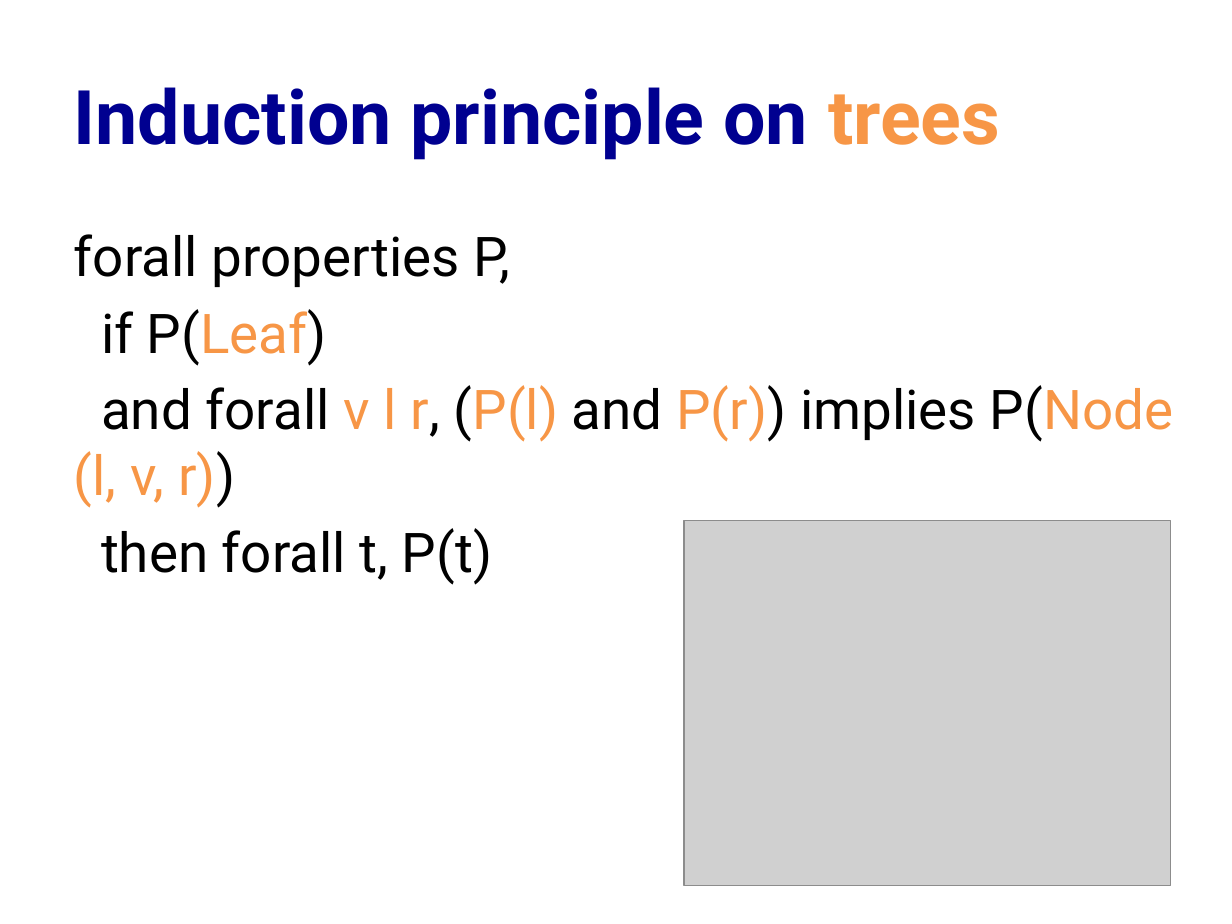
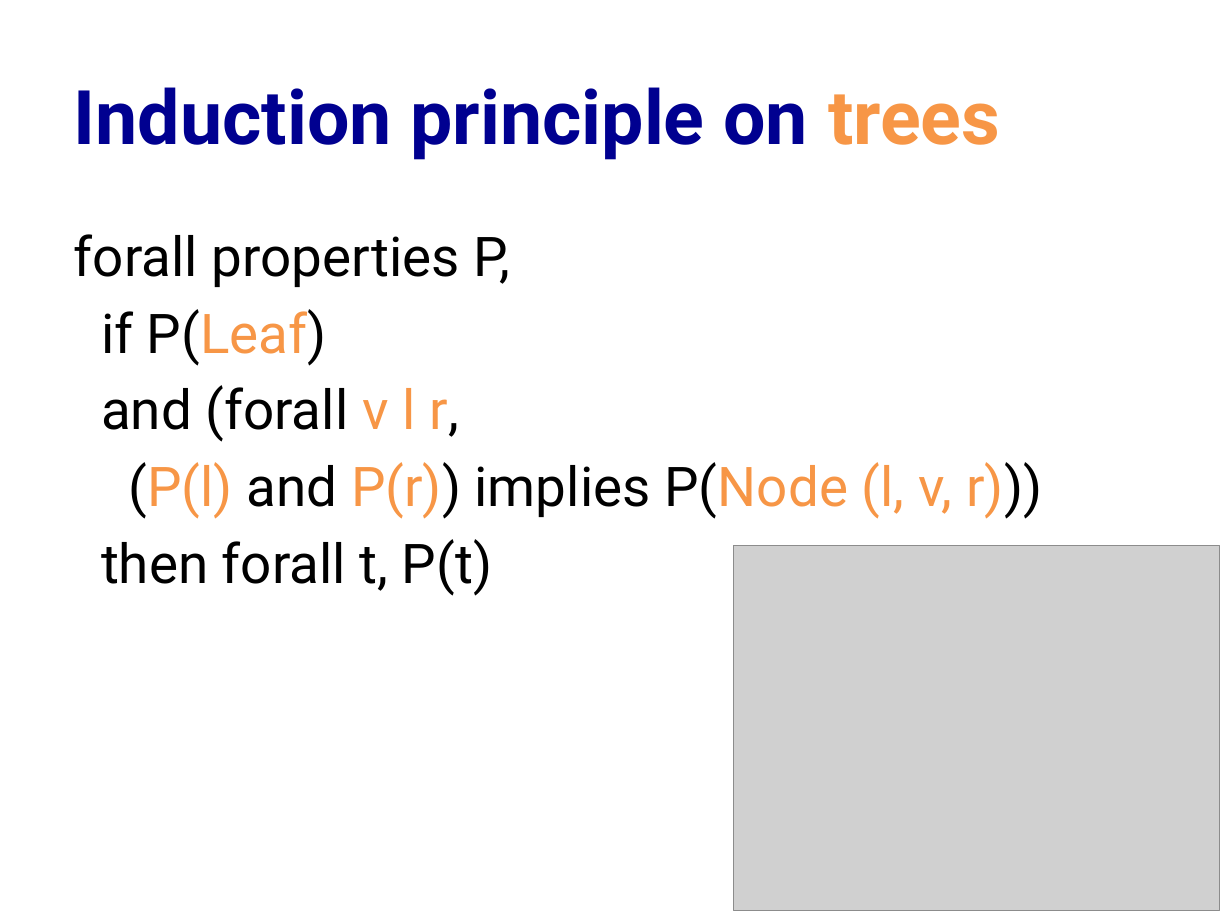
Before and after one commit to cs3110/materials-2019fa, a slide deck: slide 18 of 21-proofs2/lec.pptx. Drawn at 1232x924 pixels with LibreOffice and Linux fonts; fonts in the diff are those of the drawing; grey boxes stand for pictures. Boxes give left, top, right and bottom in pixels: in the first picture for what was removed or moved away, otherwise in the second. Text is boxed around its words. In the diff, an @@ line names an element or a change of style, - is before the commit and + after.

Commit message:
Improve induction principles

```diff
--- a/21-proofs2/lec.pptx
+++ b/21-proofs2/lec.pptx
@@ text at (101,385,1042,519): text changed @@
-and forall v l r, (P(l) and P(r)) implies P(Node (l, v, r))
+and (forall v l r,
+(P(l) and P(r)) implies P(Node (l, v, r)))
@@ picture: place and size @@
-picture at (684,520,1170,885)
+picture at (733,545,1220,909)
```
Also in this commit, not shown: 1 other slide changed, 1 other file.
